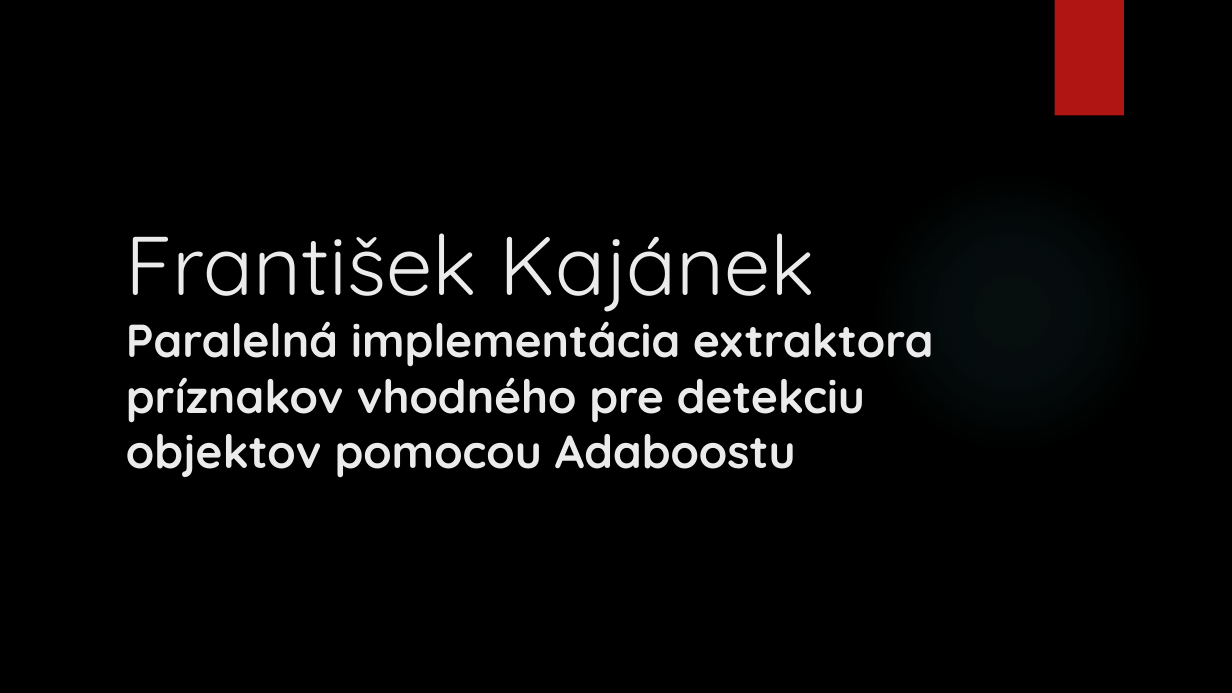
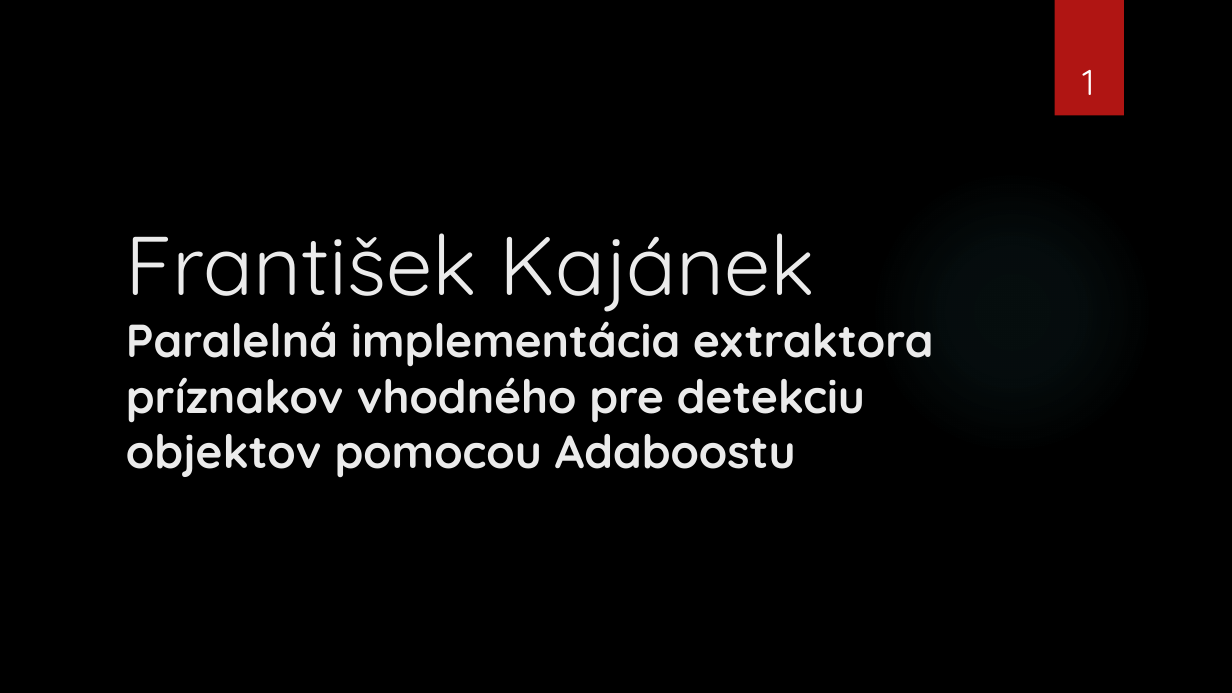
Before and after one commit to killerwife/IngProjekt, a slide deck: slide 1 of Diplomova Praca/PrezentaciaStatnice.pptx. Drawn at 1232x693 pixels with LibreOffice and Linux fonts; fonts in the diff are those of the drawing; background and template pictures are left out. Boxes give left, top, right and bottom in pixels: in the first picture for what was removed or moved away, otherwise in the second. Text is boxed around its words. In the diff, an @@ line names an element or a change of style, - is before the commit and + after.

```diff
--- a/Diplomova Praca/PrezentaciaStatnice.pptx
+++ b/Diplomova Praca/PrezentaciaStatnice.pptx
@@ page number added at <box>1082,70,1094,95</box>, 28 pt, text #FFFFFF @@
+1
```
Also in this commit, not shown: 9 other slides changed, 6 slides added, 2 slides removed, 5 other files.
